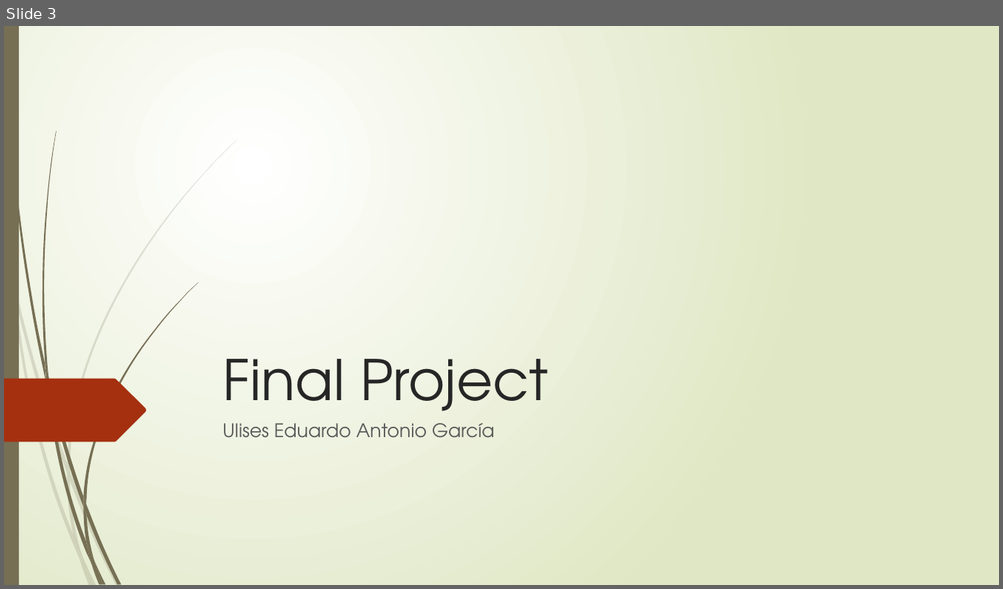
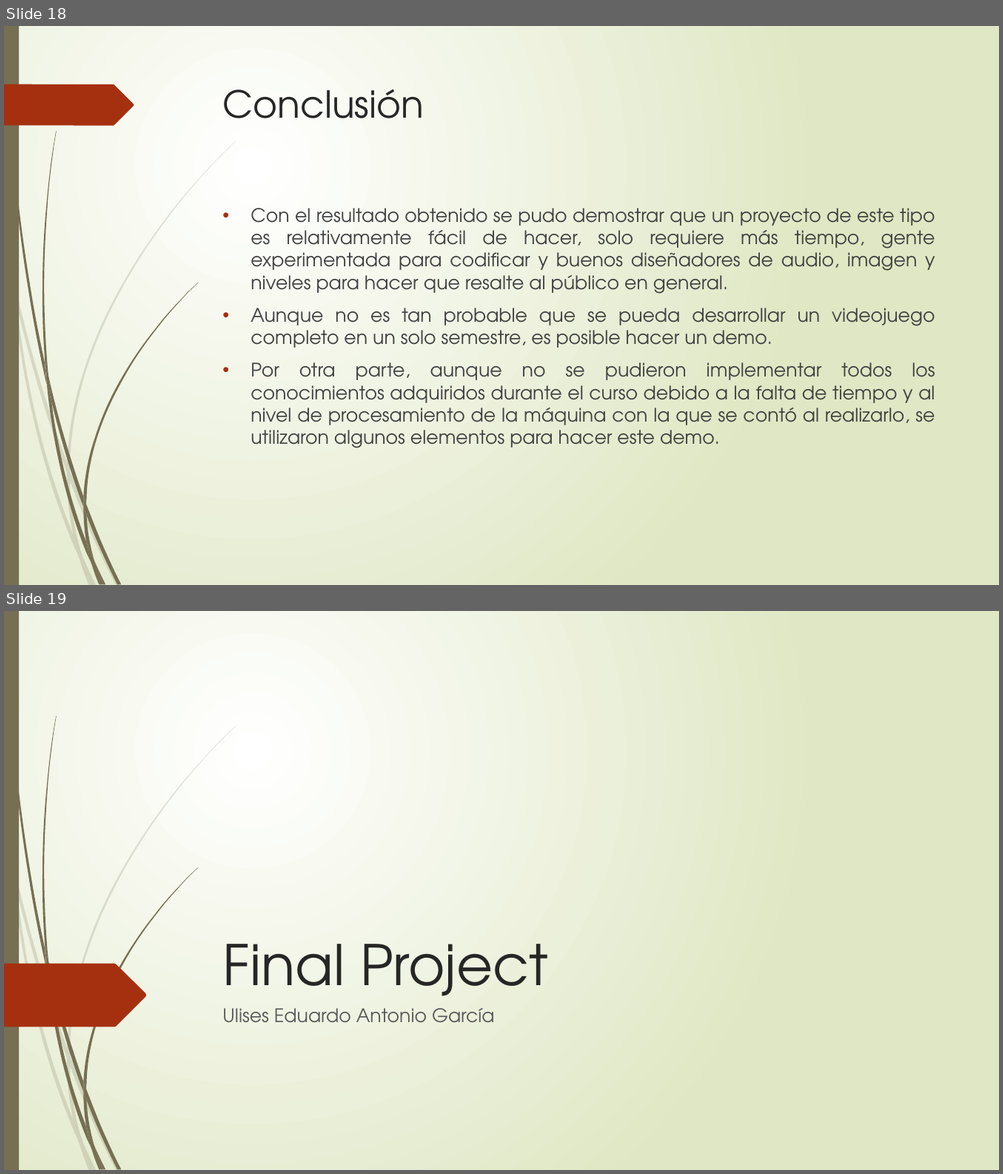
Before and after one commit to gitloot/ComputacionGraficaAvanzada, a slide deck: DocumentacionProyecto/PresentacionES_EN.pptx. Shown one above the other, each under a label of ours: slide 3 before the commit, slides 18 and 19 after it. The pictures are 1003x589 and 1003x1174 pixels, drawn with LibreOffice and Linux fonts; fonts in the diff are those of the drawing. Boxes give left, top, right and bottom in pixels: in the first picture for what was removed or moved away, otherwise in the second. Text is boxed around its words. In the diff, an @@ line names an element or a change of style, - is before the commit and + after.

Commit message:
Proyecto Final Documentacion Actualización 3

```diff
--- a/DocumentacionProyecto/PresentacionES_EN.pptx
+++ b/DocumentacionProyecto/PresentacionES_EN.pptx
@@ slide 18 added at <box>4,26,999,585</box>, background gradient #FFFFFF to #DFE8C4; not listed: 23 template elements that a slide beside it also shows @@
@@ freeform shape added at <box>4,84,134,125</box>, fill #A53010 @@
@@ title added at <box>223,89,424,118</box>, 36 pt, text #262626 @@
+Conclusión
@@ text added at <box>250,208,935,449</box>, 18 pt, text #404040 @@
+• Con el resultado obtenido se pudo demostrar que un proyecto de este tipo es relativamente fácil de hacer, solo requiere más tiempo, gente experimentada para codificar y buenos diseñadores de audio, imagen y niveles para hacer que resalte al público en general.
+• Aunque no es tan probable que se pueda desarrollar un videojuego completo en un solo semestre, es posible hacer un demo.
+• Por otra parte, aunque no se pudieron implementar todos los conocimientos adquiridos durante el curso debido a la falta de tiempo y al nivel de procesamiento de la máquina con la que se contó al realizarlo, se utilizaron algunos elementos para hacer este demo.
@@ what was slide 3 is now slide 19 @@
```
Also in this commit, not shown: 33 other slides added, 1 slide removed, 1 other file.
